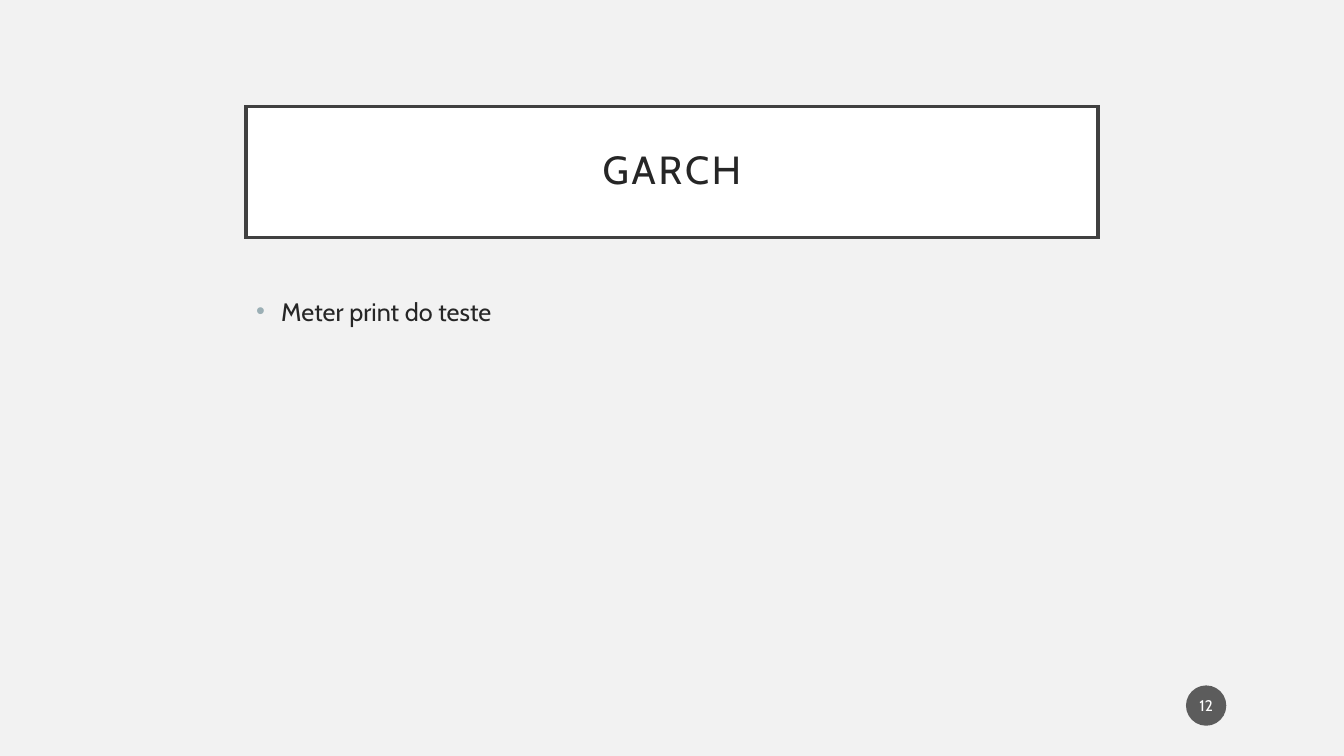
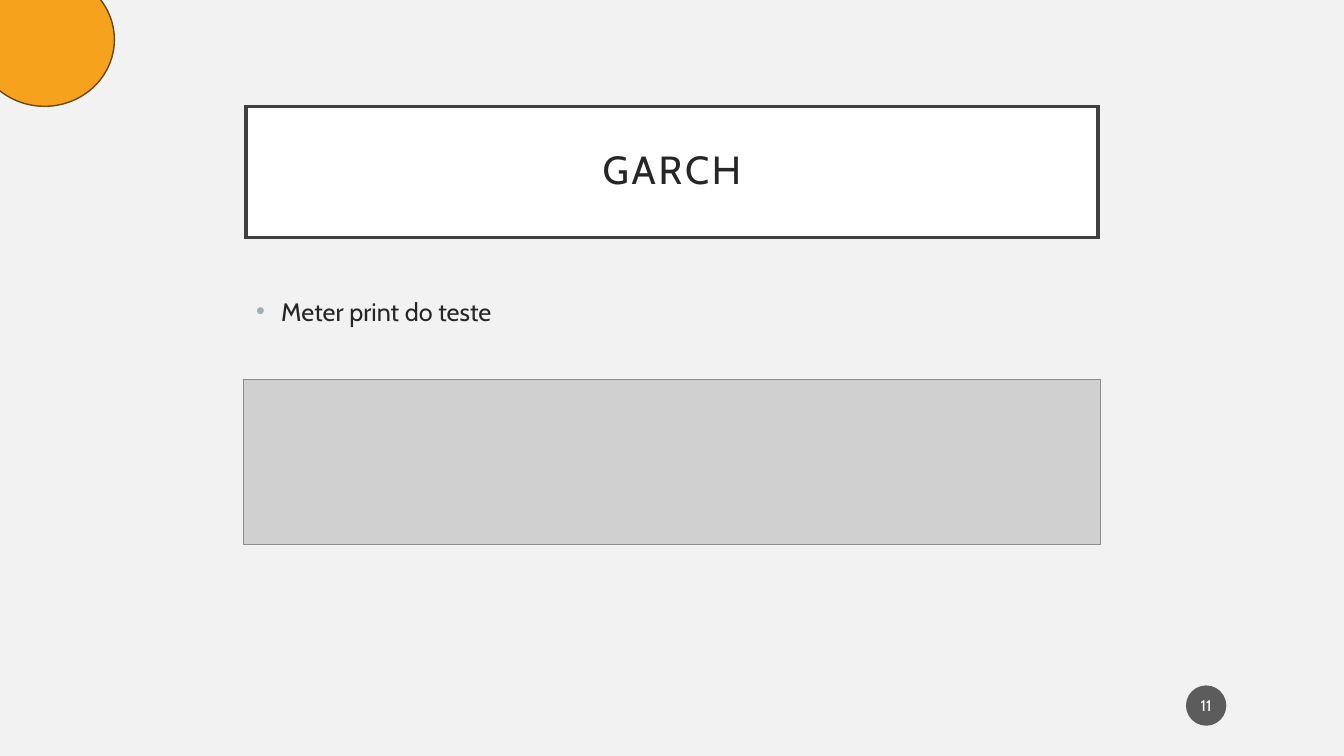
Before and after one commit to Hugoverissimo21/ElectricityForecastES, a slide deck: slide 11 of slides.pptx (slide 12 before the commit). Drawn at 1344x756 pixels with LibreOffice and Linux fonts; fonts in the diff are those of the drawing; grey boxes stand for pictures. Boxes give left, top, right and bottom in pixels: in the first picture for what was removed or moved away, otherwise in the second. Text is boxed around its words. In the diff, an @@ line names an element or a change of style, - is before the commit and + after.

```diff
--- a/slides.pptx
+++ b/slides.pptx
@@ ellipse added at (0, 0, 114, 106), fill #F6A21D, outline #6C470D 1 pt @@
@@ picture added at (244, 379, 1101, 544) @@
@@ page number at (1201, 700, 1212, 711): text changed @@
-12
+11
```
Also in this commit, not shown: 13 other slides changed, 4 slides added, 5 slides removed, 1 other file.
